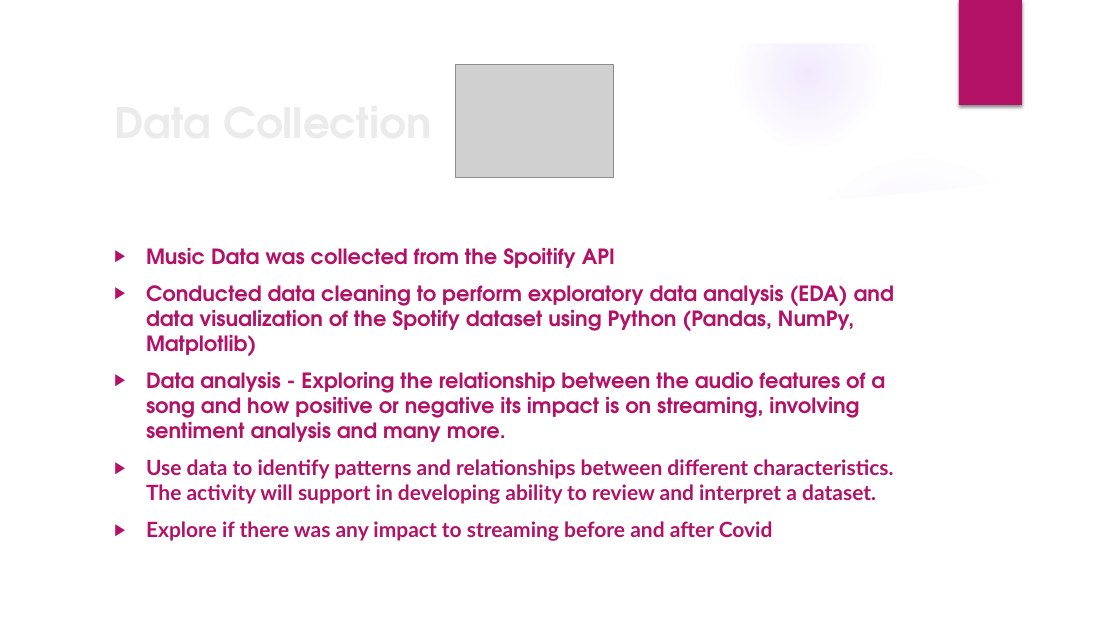
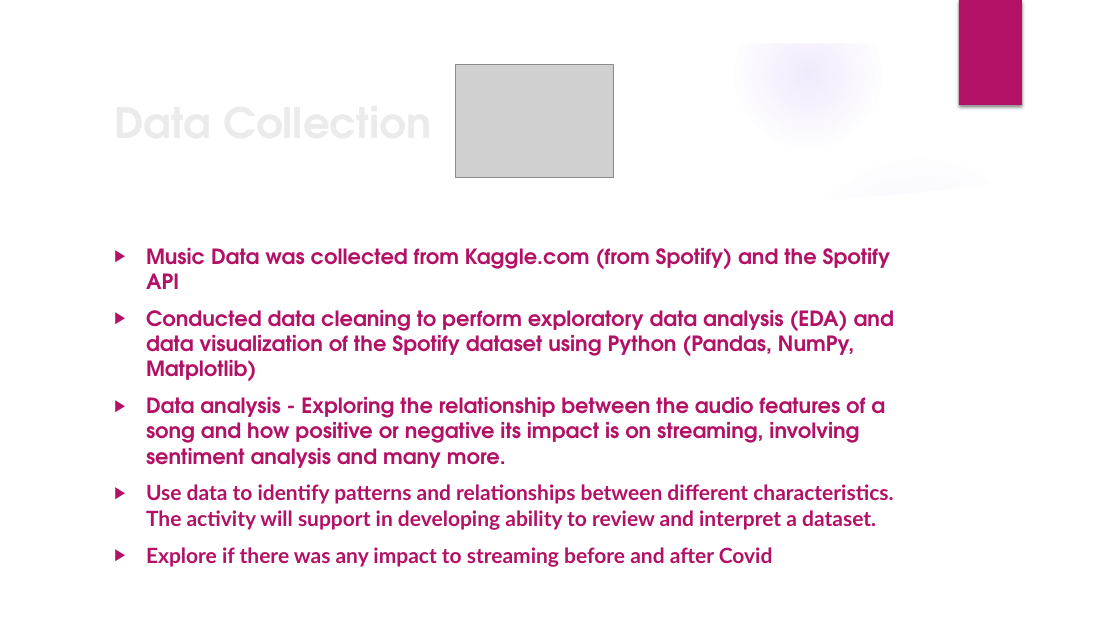
Before and after one commit to The-Music-Notes/Music_Data, a slide deck: slide 4 of Music Notes 2024.pptx (slide 3 before the commit). Drawn at 1120x630 pixels with LibreOffice and Linux fonts; fonts in the diff are those of the drawing; grey boxes stand for pictures; background and template pictures are left out. Boxes give left, top, right and bottom in pixels: in the first picture for what was removed or moved away, otherwise in the second. Text is boxed around its words. In the diff, an @@ line names an element or a change of style, - is before the commit and + after.

```diff
--- a/Music Notes 2024.pptx
+++ b/Music Notes 2024.pptx
@@ text at (146, 248, 891, 289): text changed @@
-▶ Music Data was collected from the Spoitify API
+▶ Music Data was collected from Kaggle.com (from Spotify) and the Spotify API
```
Also in this commit, not shown: 3 other slides changed, 2 slides added, 1 slide removed.
